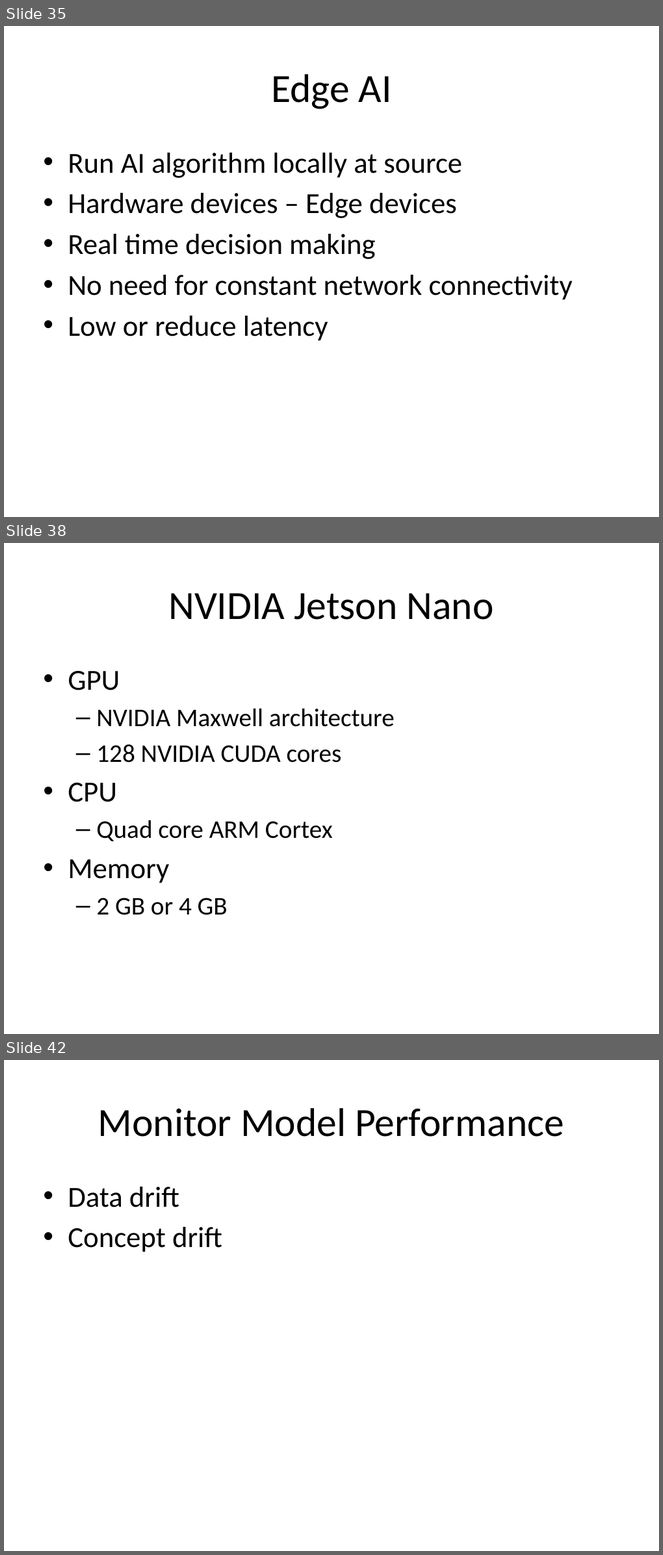
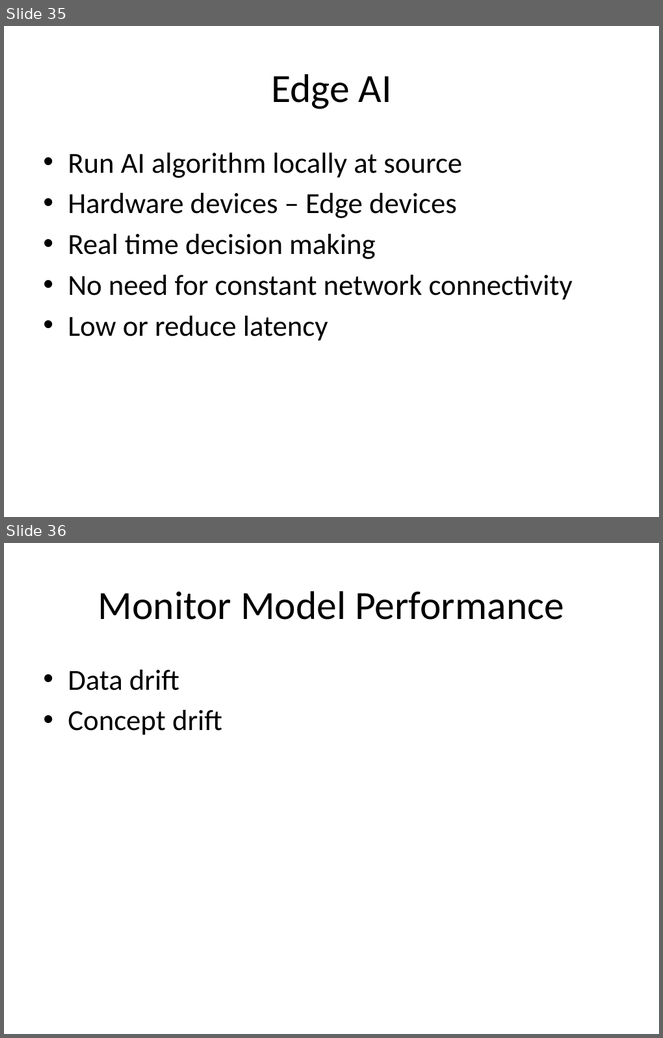
Before and after one commit to look4pritam/ArtificialIntelligence, a slide deck: MLLifeCycle/MachineLearningProjectLifecycle.pptx. Shown one above the other, each under a label of ours: slides 35, 38 and 42 before the commit, slides 35 and 36 after it; the slides between them are not shown. The pictures are 663x1555 and 663x1038 pixels, drawn with LibreOffice and Linux fonts; fonts in the diff are those of the drawing. Boxes give left, top, right and bottom in pixels: in the first picture for what was removed or moved away, otherwise in the second. Text is boxed around its words. In the diff, an @@ line names an element or a change of style, - is before the commit and + after.

```diff
--- a/MLLifeCycle/MachineLearningProjectLifecycle.pptx
+++ b/MLLifeCycle/MachineLearningProjectLifecycle.pptx
@@ slide 38 removed at (4, 543, 659, 1034), background #FFFFFF @@
@@ title removed at (168, 593, 494, 620) @@
-NVIDIA Jetson Nano
@@ text removed at (68, 671, 395, 915) @@
-• GPU
-  – NVIDIA Maxwell architecture
-  – 128 NVIDIA CUDA cores
-• CPU
-  – Quad core ARM Cortex
-• Memory
-  – 2 GB or 4 GB
@@ what was slide 42 is now slide 36 @@
```
Also in this commit, not shown: 5 other slides removed.
